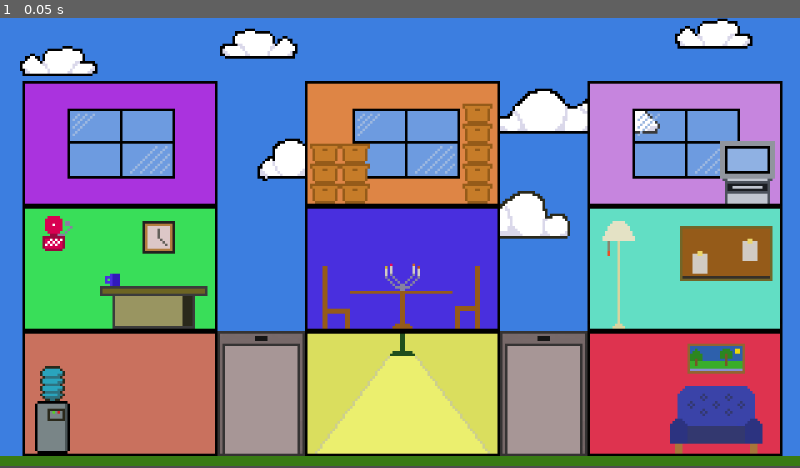
Above: before the commit, frame 1.
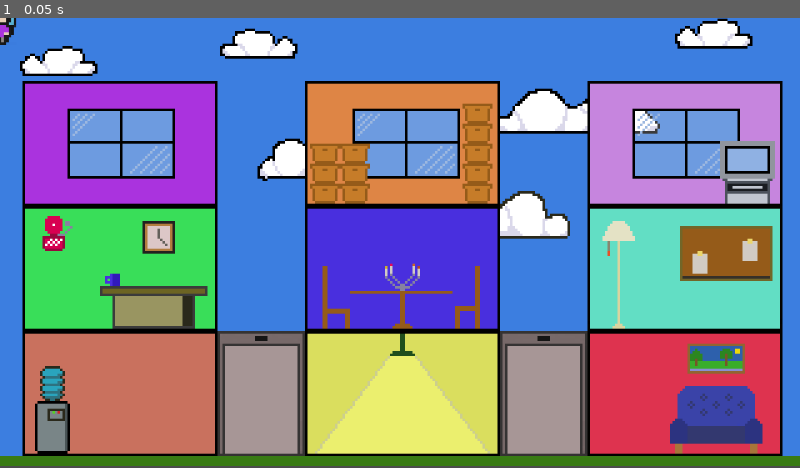
Above: after the commit, the same moment.

Repository: gunarp/gjds-game-jam2
Game: Godot game, scene res://scenes/main.tscn
Same seed, same stepped clock (60 frames per second), same inputs: the game is played once before the commit and once after it.
Inputs:
- Up to frame 1 (0.05 s): no input

The runs differ from the first frame. In frame 1, 0.1% of the frame differs, in the area x 0-2%, y 0-6%.
Error before the commit: Attempt to call function 'set_frame' in base 'null instance' on a null instance. (res://scripts/game/passenger.gd:26)

Commit message:
introduce static factory for passenger class

Diff:
--- a/scripts/game/cool_queue.gd
+++ b/scripts/game/cool_queue.gd
@@ -46,14 +46,24 @@
   add_child(p)
 
 
+func _log_push(pos: int) -> void:
+  # print(internal_array, " open_pos = ", pos)
+  pass
+
+
+func _log_pop(pos: int) -> void:
+  # print(internal_array, " pop_pos = ", pos)
+  pass
+
+
 func push_passenger(elevator_direction: Elevator.COMMAND, passenger: Passenger) -> void:
   var open_pos: int = _internal_search(_invert_direction(elevator_direction), _push_search_condition)
   if open_pos == -1:
-    print(internal_array, " open_pos = ", open_pos)
+    _log_push(open_pos)
     return
 
   _push_pos(open_pos, passenger)
-  print(internal_array, " open_pos = ", open_pos)
+  _log_push(open_pos)
 
 
 func _pop_search_condition(pname: String) -> bool:
@@ -95,15 +105,15 @@
 func pop_passenger(elevator_direction: Elevator.COMMAND) -> Passenger:
   var pop_pos: int = _internal_search(elevator_direction, _pop_search_condition)
   if pop_pos == -1:
-    print(internal_array, " pop_pos = ", pop_pos)
+    _log_pop(pop_pos)
     return null
 
   var passenger_node = _pop_pos(pop_pos)
-  print(internal_array, " pop_pos = ", pop_pos)
 
   # If we popped the head of the queue, we'd want to shift the rest of
   # the elements in the same direction we popped
   _shift(pop_pos, _invert_direction(elevator_direction))
+  _log_pop(pop_pos)
 
   return passenger_node
 
--- a/scripts/game/elevator.gd
+++ b/scripts/game/elevator.gd
@@ -89,8 +89,8 @@
     if open_result != null:
       _push_passenger(open_result)
 
-    print("Elevator ", kind, " open_result = ", open_result)
-    print("=========")
+    # print("Elevator ", kind, " open_result = ", open_result)
+    # print("=========")
 
 
 func _process_inputs():
--- a/scripts/game/level_state.gd
+++ b/scripts/game/level_state.gd
@@ -50,14 +50,13 @@
         # need to pass dims into room, which will be used to space the passengers within it
         var room_dims = Vector2(0, 0)
 
-
         var room = Room.new(room_raw["room_id"] as int, room_raw["max_size"] as int, room_dims)
         room.name = "room_" + str(room_raw["room_id"] as int)
         add_child(room)
 
         var initial_passengers: Array[Passenger] = [] as Array[Passenger]
         for p_raw in room_raw["initial_passengers"]:
-          var p = Passenger.new(p_raw["dest_room"] as int, p_raw["sprite_style"] as int)
+          var p = Passenger.new_passenger(p_raw["dest_room"] as int, p_raw["sprite_style"] as int)
           p.name = "passenger_" + str(p.get_instance_id())
           initial_passengers.push_back(p)
 
@@ -71,7 +70,7 @@
   $ElevatorLeft.register_opened_handler(elevator_opened)
   $ElevatorRight.register_opened_handler(elevator_opened)
 
-  print(get_children())
+  # print(get_children())
 
 
 func _lookup_room_id(building_id: int, floor_id: int) -> int:
--- a/scripts/game/passenger.gd
+++ b/scripts/game/passenger.gd
@@ -15,24 +15,33 @@
 func _to_string() -> String:
   return "dest room: " + str(dest_id)
 
-func _init(dest_room: int, sprite_style: int):
-  print(dest_room)
-  print(sprite_style)
-  print("poggers passenger exists!")
-  dest_id = dest_room
 
-  var sprite_count = sprite_style * 9 + translation_arr[dest_room]
+const passenger_scene: PackedScene = preload("uid://o2weteelt0wc")
+static func new_passenger(dest_room: int, sprite_style: int) -> Passenger:
+  var passenger: Passenger = passenger_scene.instantiate()
+  passenger.dest_id = dest_room
+  passenger.style = sprite_style
+
+  return passenger
+
+
+func _ready() -> void:
+  var sprite_count = style * 9 + translation_arr[dest_id]
+  print(self.get_instance_id(), " ready children: ", get_children(true))
+  print()
   var sprite = get_node("Sprite")
   sprite.set_frame(sprite_count)
-  pass
+
 
 func change_dest(dest: Vector2):
   dest = dest
   # based on distance away, change speed
 
+
 func display_happy_bubble():
-  var bubble = get_node("Sprite")
+  var bubble = get_node("Happy")
   bubble.set_visible(true)
+
 
 func _process(_delta: float):
   # cancel tween, create a new one
